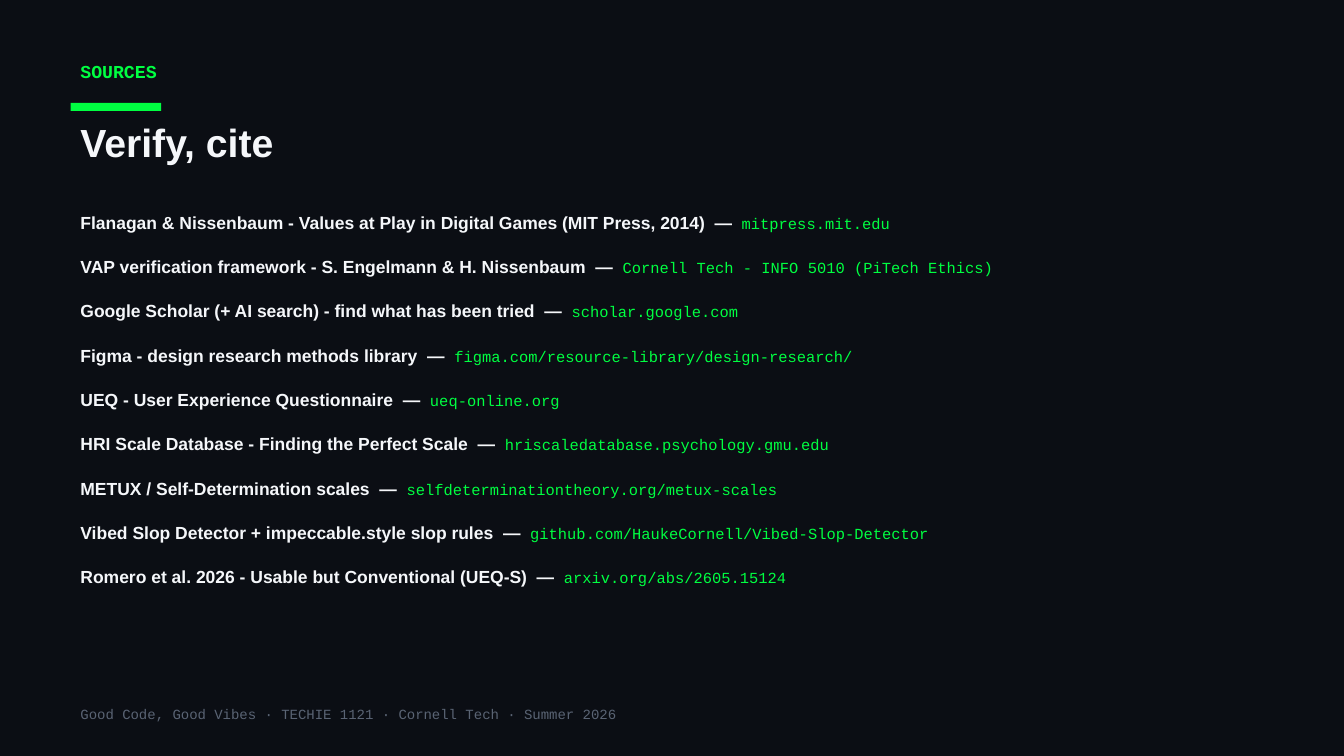
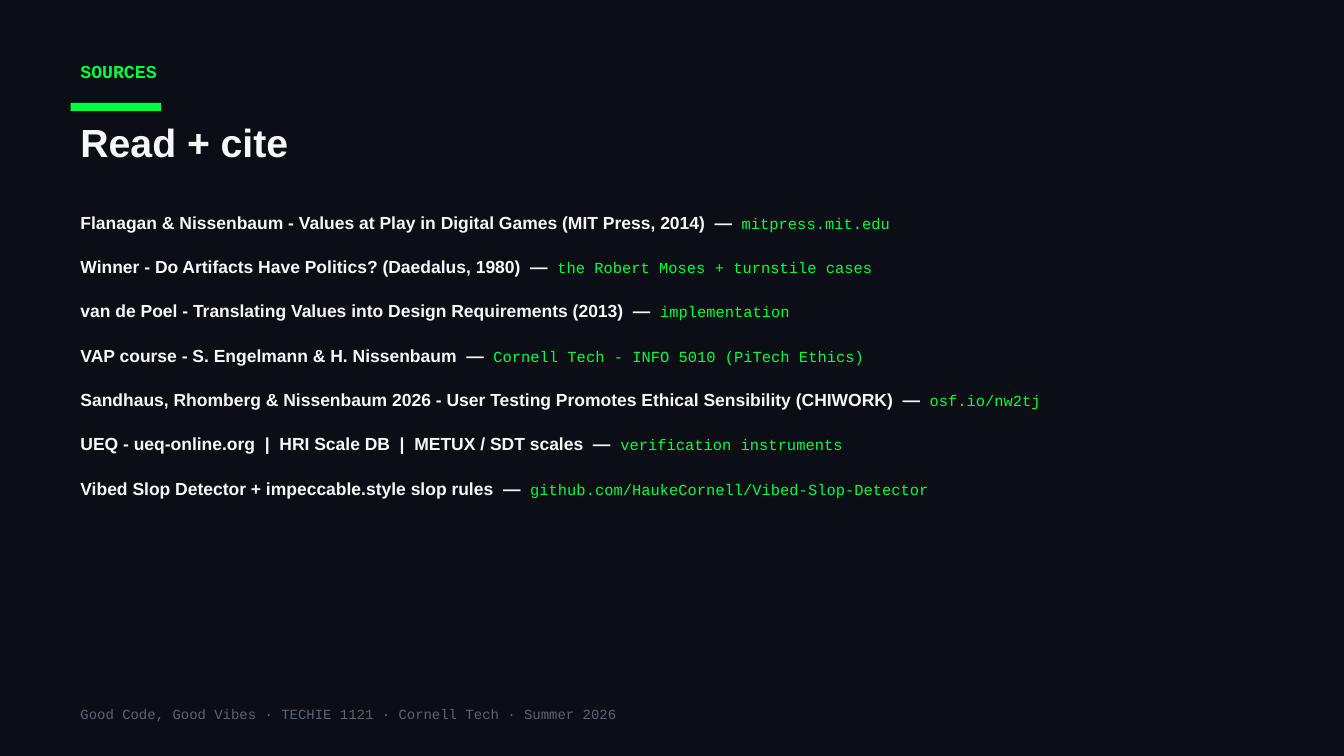
Before and after one commit to Cornell-Tech-Vibe-Coding-Summer-2026/website, a slide deck: slide 31 of slides/Week3-Tue-User-Testing-II.pptx (slide 16 before the commit). Drawn at 1344x756 pixels with LibreOffice and Linux fonts; fonts in the diff are those of the drawing. Boxes give left, top, right and bottom in pixels: in the first picture for what was removed or moved away, otherwise in the second. Text is boxed around its words. In the diff, an @@ line names an element or a change of style, - is before the commit and + after.

```diff
--- a/slides/Week3-Tue-User-Testing-II.pptx
+++ b/slides/Week3-Tue-User-Testing-II.pptx
@@ text at bbox=[80, 128, 288, 158]: text changed @@
-Verify, cite
+Read + cite
@@ text at bbox=[80, 260, 872, 277]: text changed @@
-VAP verification framework - S. Engelmann & H. Nissenbaum — Cornell Tech - INFO 5010 (PiTech Ethics)
+Winner - Do Artifacts Have Politics? (Daedalus, 1980) — the Robert Moses + turnstile cases
@@ text at bbox=[80, 304, 790, 321]: text changed @@
-Google Scholar (+ AI search) - find what has been tried — scholar.google.com
+van de Poel - Translating Values into Design Requirements (2013) — implementation
@@ text at bbox=[80, 349, 864, 366]: text changed; size 11 to 12.5 pt; font Courier New to Arial; text colour #00FF41 to #F5F7FA; bold on @@
-Figma - design research methods library — figma.com/resource-library/design-research/
+VAP course - S. Engelmann & H. Nissenbaum — Cornell Tech - INFO 5010 (PiTech Ethics)
@@ text at bbox=[80, 393, 1041, 410]: text changed @@
-UEQ - User Experience Questionnaire — ueq-online.org
+Sandhaus, Rhomberg & Nissenbaum 2026 - User Testing Promotes Ethical Sensibility (CHIWORK) — osf.io/nw2tj
@@ text at bbox=[80, 437, 843, 454]: text changed @@
-HRI Scale Database - Finding the Perfect Scale — hriscaledatabase.psychology.gmu.edu
+UEQ - ueq-online.org | HRI Scale DB | METUX / SDT scales — verification instruments
@@ text "Vibed Slop Detector + impeccable.style ...": place and size @@
-text "Vibed Slop Detector + impeccable.style ..." at bbox=[80, 526, 928, 543]
+text "Vibed Slop Detector + impeccable.style ..." at bbox=[80, 482, 928, 499]
@@ text removed at bbox=[80, 482, 777, 498] @@
-METUX / Self-Determination scales — selfdeterminationtheory.org/metux-scales
@@ text removed at bbox=[80, 570, 786, 587] @@
-Romero et al. 2026 - Usable but Conventional (UEQ-S) — arxiv.org/abs/2605.15124
```
Also in this commit, not shown: 14 other slides changed, 16 slides added, 3 slides removed, 12 other files.
